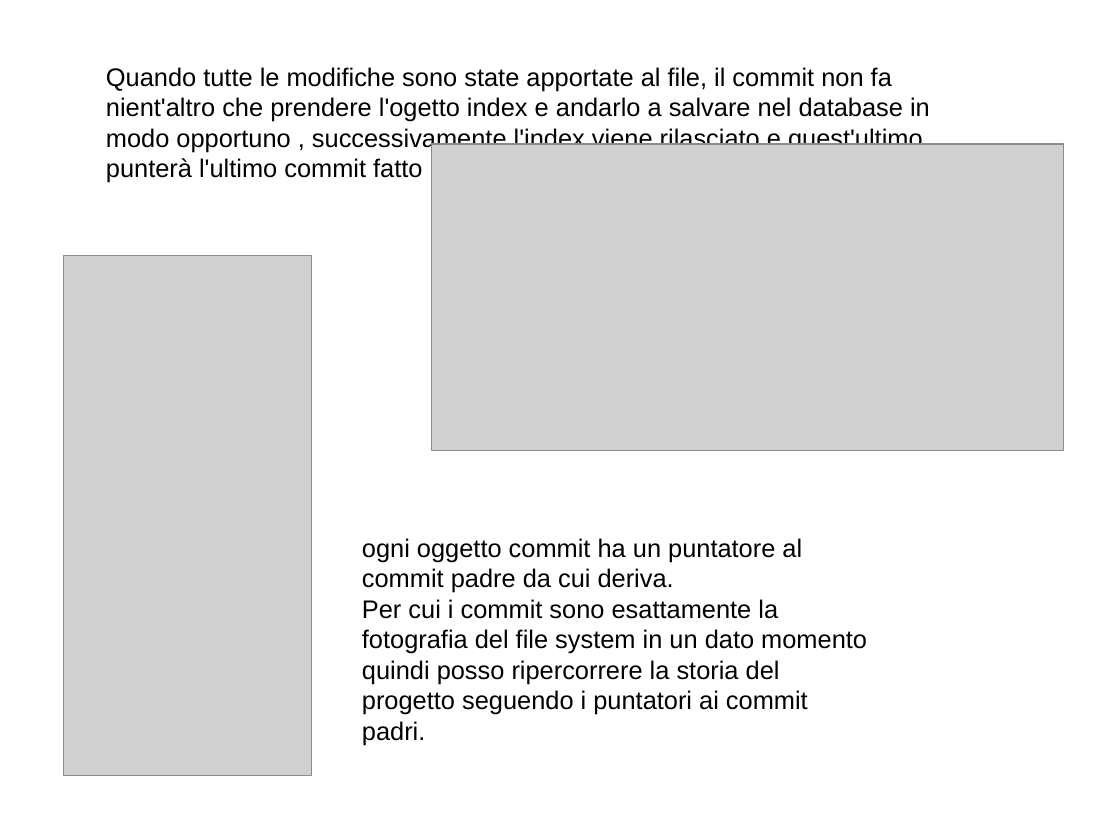
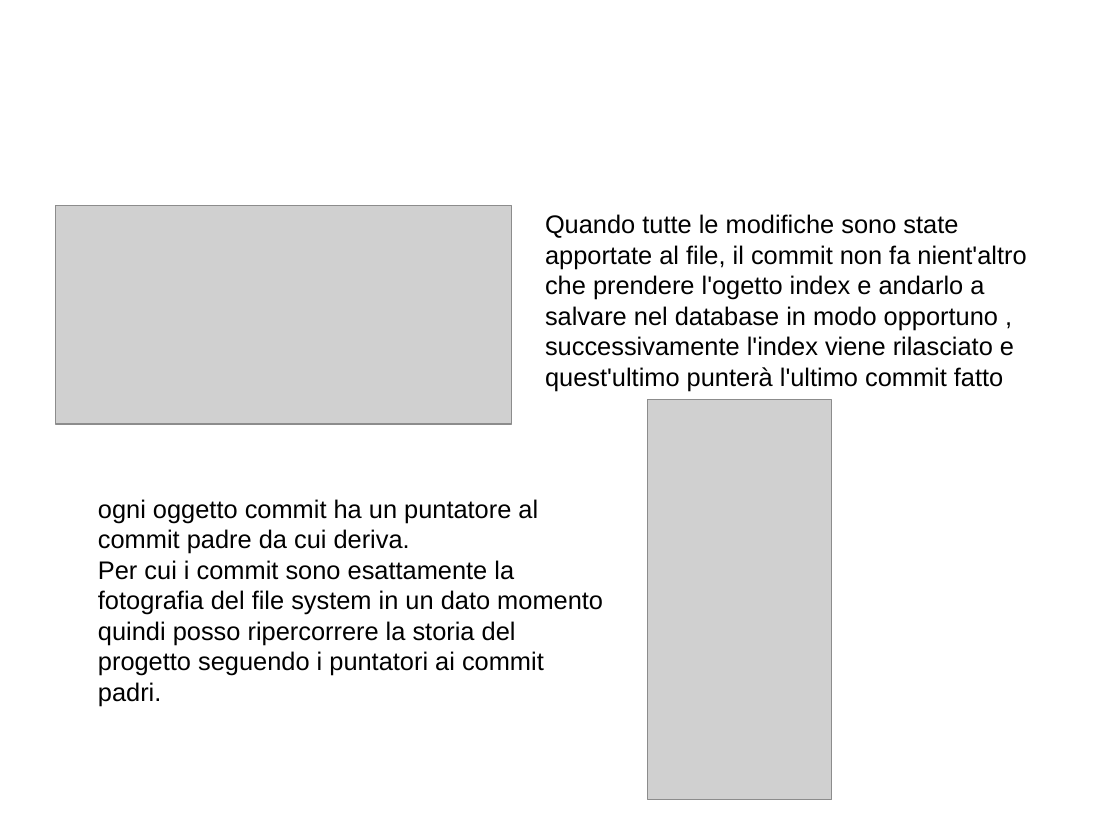
Before and after one commit to GioeleCicchini/Git-Presentation, a slide deck: slide 9 of presentazione git.odp (slide 8 before the commit). Drawn at 1120x840 pixels with LibreOffice and Linux fonts; fonts in the diff are those of the drawing; grey boxes stand for pictures; background and template pictures are left out. Boxes give left, top, right and bottom in pixels: in the first picture for what was removed or moved away, otherwise in the second. Text is boxed around its words. In the diff, an @@ line names an element or a change of style, - is before the commit and + after.

```diff
--- a/presentazione git.odp
+++ b/presentazione git.odp
@@ picture: place and size @@
-picture at bbox=[432, 144, 1064, 451]
+picture at bbox=[56, 205, 512, 424]
@@ text "Quando tutte le modifiche sono ..." rewrapped from bbox=[106, 67, 930, 183] to bbox=[545, 214, 1026, 391] @@
@@ picture: place and size @@
-picture at bbox=[64, 256, 312, 776]
+picture at bbox=[648, 400, 832, 801]
@@ text "ogni oggetto commit ha un ...": place and size @@
-text "ogni oggetto commit ha un ..." at bbox=[362, 538, 867, 745]
+text "ogni oggetto commit ha un ..." at bbox=[98, 499, 603, 706]
```
Also in this commit, not shown: 10 other slides changed, 1 slide added, 1 other file.
